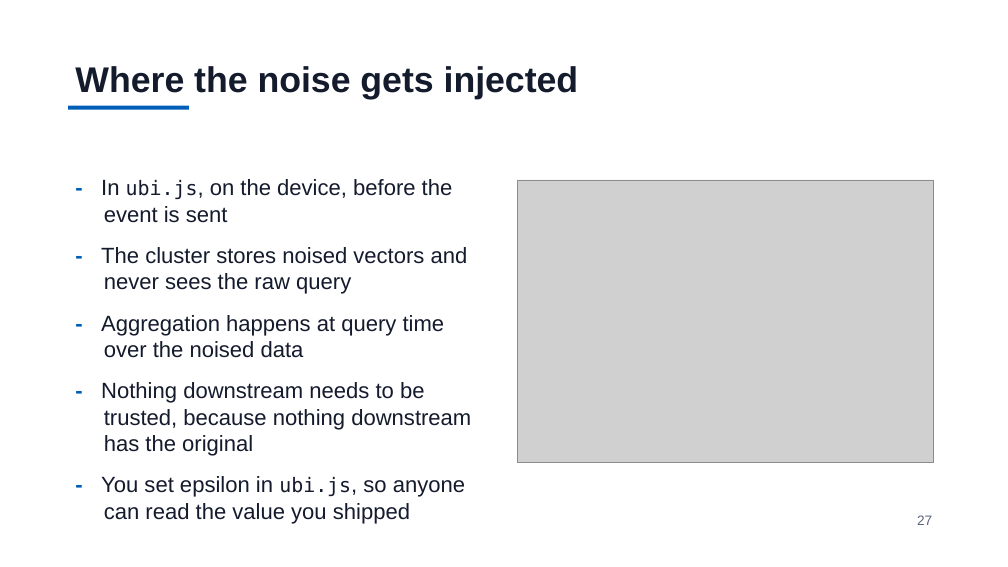
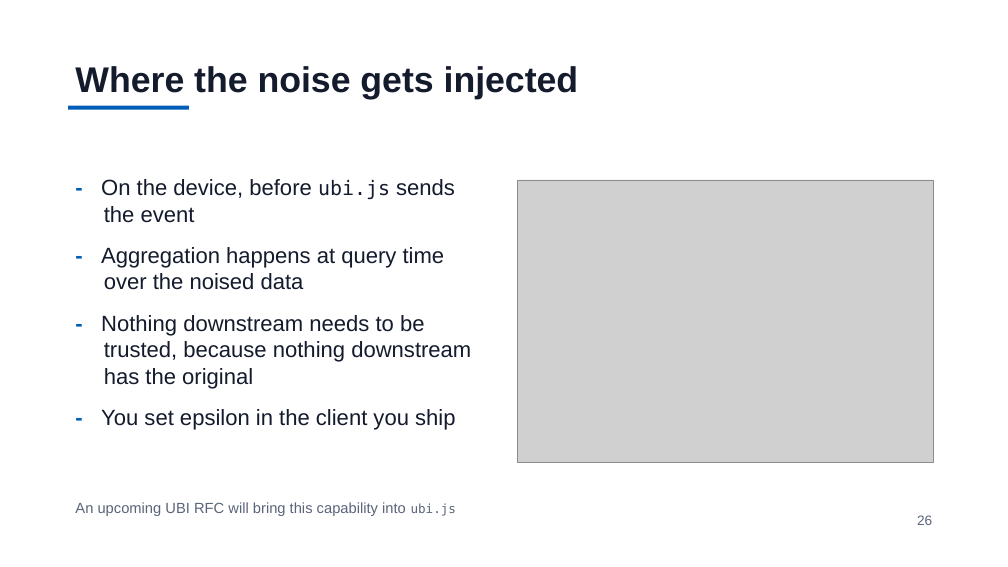
Before and after one commit to jzonthemtn/ldp-for-search, a slide deck: slide 26 of ldp_for_search_slides.pptx (slide 27 before the commit). Drawn at 1008x567 pixels with LibreOffice and Linux fonts; fonts in the diff are those of the drawing; grey boxes stand for pictures. Boxes give left, top, right and bottom in pixels: in the first picture for what was removed or moved away, otherwise in the second. Text is boxed around its words. In the diff, an @@ line names an element or a change of style, - is before the commit and + after.

Commit message:
Updating the slides.

```diff
--- a/ldp_for_search_slides.pptx
+++ b/ldp_for_search_slides.pptx
@@ text at (101, 179, 455, 223): text changed @@
-- In ubi.js, on the device, before the event is sent
-- The cluster stores noised vectors and never sees the raw query
+- On the device, before ubi.js sends the event
@@ text at (101, 409, 455, 430): text changed @@
-- You set epsilon in ubi.js, so anyone can read the value you shipped
+- You set epsilon in the client you ship
@@ text added at (75, 502, 456, 516), 14 pt, text #5A647A @@
+An upcoming UBI RFC will bring this capability into ubi.js
@@ text at (917, 515, 932, 525): text changed @@
-27
+26
```
Also in this commit, not shown: 9 other slides changed, 2 slides added, 2 slides removed, 8 other files.
